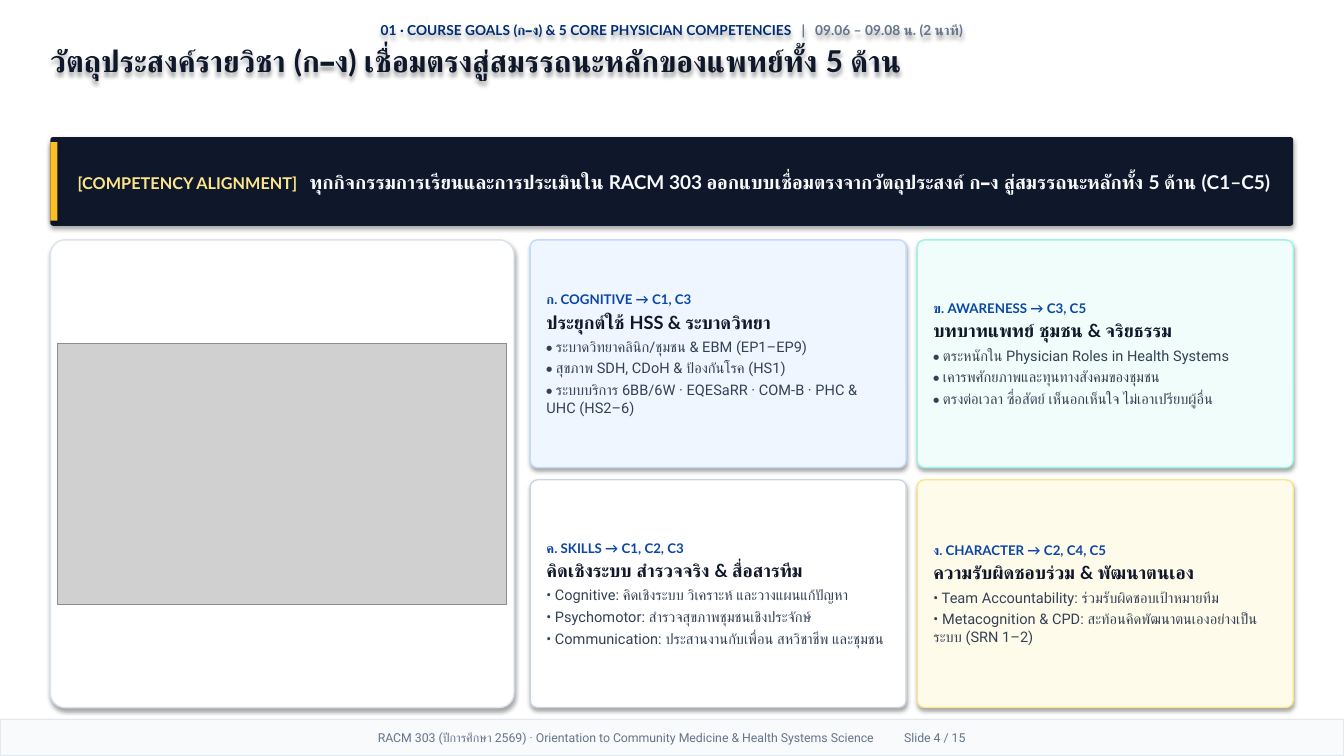
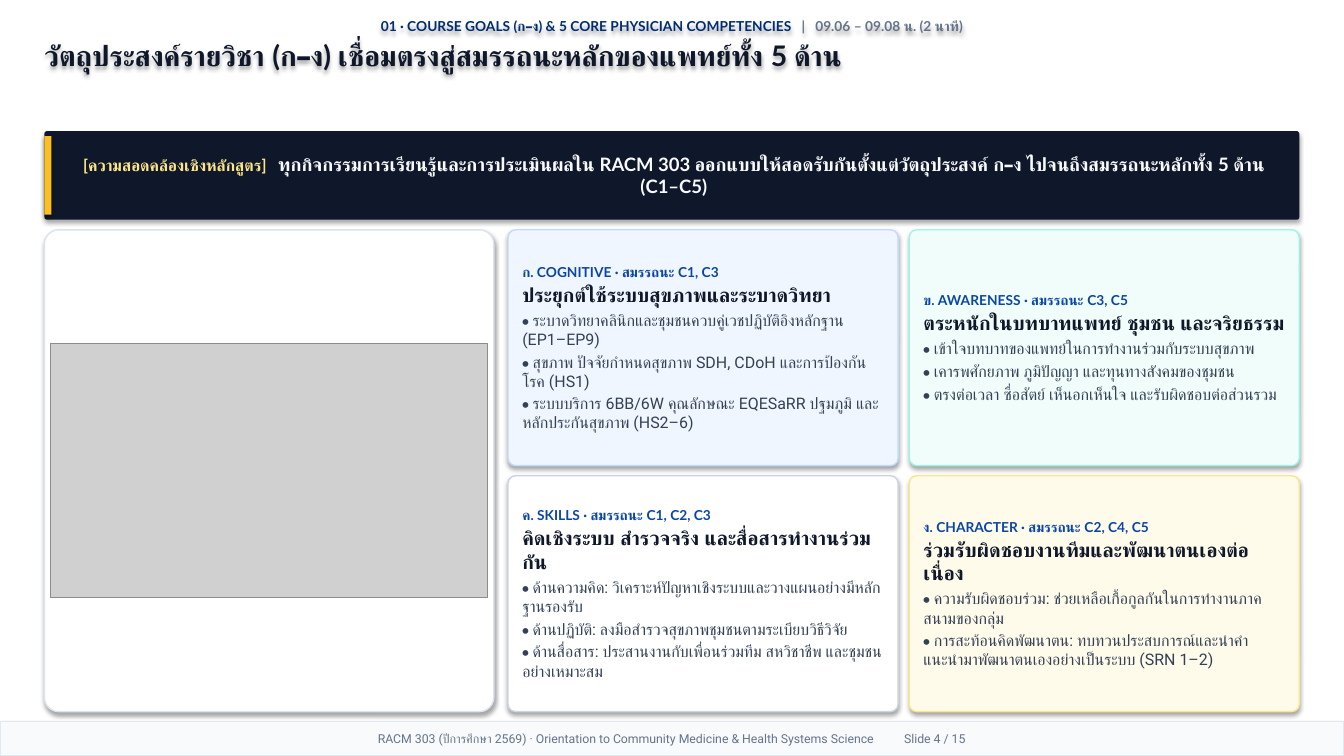
Before and after one commit to smartwoo/racm303-2569, a slide deck: slide 4 of exports/pptx/RACM303_2569_Orientation_Slides.pptx. Drawn at 1344x756 pixels with LibreOffice and Linux fonts; fonts in the diff are those of the drawing; grey boxes stand for pictures. Boxes give left, top, right and bottom in pixels: in the first picture for what was removed or moved away, otherwise in the second. Text is boxed around its words. In the diff, an @@ line names an element or a change of style, - is before the commit and + after.

```diff
--- a/exports/pptx/RACM303_2569_Orientation_Slides.pptx
+++ b/exports/pptx/RACM303_2569_Orientation_Slides.pptx
@@ text "01 · COURSE GOALS (ก–ง) ..." at <box>44,21,963,74</box>: size 21.5 to 20.2 pt in "วัตถุประสงค์รายวิชา (ก–ง) เชื่อมตรงสู่สมรรถนะหลักของแพทย์ทั้ ..." @@
@@ rectangle: place and size @@
-rectangle at <box>50,142,57,221</box>
+rectangle at <box>44,136,51,215</box>
@@ rounded rectangle "[ความสอดคล้องเชิงหลักสูตร] ทุกกิจกรรมการเรียนรู้และการประเมิ ...": place and size @@
-rounded rectangle "[ความสอดคล้องเชิงหลักสูตร] ทุกกิจกรรมการเรียนรู้และการประเมิ ..." at <box>50,137,1294,226</box>
+rounded rectangle "[ความสอดคล้องเชิงหลักสูตร] ทุกกิจกรรมการเรียนรู้และการประเมิ ..." at <box>44,131,1300,220</box>
@@ text in rounded rectangle at <box>83,157,1264,196</box>: text changed; size 13.6 to 13.2 pt @@
-[COMPETENCY ALIGNMENT] ทุกกิจกรรมการเรียนและการประเมินใน RACM 303 ออกแบบเชื่อมตรงจากวัตถุประสงค์ ก–ง สู่สมรรถนะหลักทั้ง 5 ด้าน (C1–C5)
+[ความสอดคล้องเชิงหลักสูตร] ทุกกิจกรรมการเรียนรู้และการประเมินผลใน RACM 303 ออกแบบให้สอดรับกันตั้งแต่วัตถุประสงค์ ก–ง ไปจนถึงสมรรถนะหลักทั้ง 5 ด้าน (C1–C5)
@@ rounded rectangle: place and size @@
-rounded rectangle at <box>50,240,514,708</box>
+rounded rectangle at <box>44,230,494,712</box>
@@ rounded rectangle "ก. COGNITIVE · สมรรถนะ C1, ...": place and size @@
-rounded rectangle "ก. COGNITIVE · สมรรถนะ C1, ..." at <box>530,240,906,468</box>
+rounded rectangle "ก. COGNITIVE · สมรรถนะ C1, ..." at <box>508,230,898,466</box>
@@ rounded rectangle "ข. AWARENESS · สมรรถนะ C3, ...": place and size @@
-rounded rectangle "ข. AWARENESS · สมรรถนะ C3, ..." at <box>918,240,1294,468</box>
+rounded rectangle "ข. AWARENESS · สมรรถนะ C3, ..." at <box>909,230,1300,466</box>
@@ text in rounded rectangle at <box>522,267,866,433</box>: text changed; size 10.4 to 11.4 pt @@
-ก. COGNITIVE → C1, C3
-ประยุกต์ใช้ HSS & ระบาดวิทยา
-• ระบาดวิทยาคลินิก/ชุมชน & EBM (EP1–EP9)
-• สุขภาพ SDH, CDoH & ป้องกันโรค (HS1)
-• ระบบบริการ 6BB/6W · EQESaRR · COM-B · PHC & UHC (HS2–6)
+ก. COGNITIVE · สมรรถนะ C1, C3
+ประยุกต์ใช้ระบบสุขภาพและระบาดวิทยา
+• ระบาดวิทยาคลินิกและชุมชนควบคู่เวชปฏิบัติอิงหลักฐาน (EP1–EP9)
+• สุขภาพ ปัจจัยกำหนดสุขภาพ SDH, CDoH และการป้องกันโรค (HS1)
+• ระบบบริการ 6BB/6W คุณลักษณะ EQESaRR ปฐมภูมิ และหลักประกันสุขภาพ (HS2–6)
@@ text in rounded rectangle at <box>923,295,1284,400</box>: text changed; size 10.4 to 11.4 pt @@
-ข. AWARENESS → C3, C5
-บทบาทแพทย์ ชุมชน & จริยธรรม
-• ตระหนักใน Physician Roles in Health Systems
-• เคารพศักยภาพและทุนทางสังคมของชุมชน
-• ตรงต่อเวลา ซื่อสัตย์ เห็นอกเห็นใจ ไม่เอาเปรียบผู้อื่น
+ข. AWARENESS · สมรรถนะ C3, C5
+ตระหนักในบทบาทแพทย์ ชุมชน และจริยธรรม
+• เข้าใจบทบาทของแพทย์ในการทำงานร่วมกับระบบสุขภาพ
+• เคารพศักยภาพ ภูมิปัญญา และทุนทางสังคมของชุมชน
+• ตรงต่อเวลา ซื่อสัตย์ เห็นอกเห็นใจ และรับผิดชอบต่อส่วนรวม
@@ picture: place and size @@
-picture at <box>57,343,507,604</box>
+picture at <box>50,344,488,598</box>
@@ rounded rectangle "ค. SKILLS · สมรรถนะ C1, ...": place and size @@
-rounded rectangle "ค. SKILLS · สมรรถนะ C1, ..." at <box>530,480,906,708</box>
+rounded rectangle "ค. SKILLS · สมรรถนะ C1, ..." at <box>508,476,898,712</box>
@@ rounded rectangle "ง. CHARACTER · สมรรถนะ C2, ...": place and size @@
-rounded rectangle "ง. CHARACTER · สมรรถนะ C2, ..." at <box>918,480,1294,708</box>
+rounded rectangle "ง. CHARACTER · สมรรถนะ C2, ..." at <box>909,476,1300,712</box>
@@ text in rounded rectangle at <box>522,510,882,677</box>: text changed; size 10.4 to 11.4 pt @@
-ค. SKILLS → C1, C2, C3
-คิดเชิงระบบ สำรวจจริง & สื่อสารทีม
-• Cognitive: คิดเชิงระบบ วิเคราะห์ และวางแผนแก้ปัญหา
-• Psychomotor: สำรวจสุขภาพชุมชนเชิงประจักษ์
-• Communication: ประสานงานกับเพื่อน สหวิชาชีพ และชุมชน
+ค. SKILLS · สมรรถนะ C1, C2, C3
+คิดเชิงระบบ สำรวจจริง และสื่อสารทำงานร่วมกัน
+• ด้านความคิด: วิเคราะห์ปัญหาเชิงระบบและวางแผนอย่างมีหลักฐานรองรับ
+• ด้านปฏิบัติ: ลงมือสำรวจสุขภาพชุมชนตามระเบียบวิธีวิจัย
+• ด้านสื่อสาร: ประสานงานกับเพื่อนร่วมทีม สหวิชาชีพ และชุมชนอย่างเหมาะสม
@@ text in rounded rectangle at <box>923,522,1262,669</box>: text changed; size 10.4 to 11.4 pt @@
-ง. CHARACTER → C2, C4, C5
-ความรับผิดชอบร่วม & พัฒนาตนเอง
-• Team Accountability: ร่วมรับผิดชอบเป้าหมายทีม
-• Metacognition & CPD: สะท้อนคิดพัฒนาตนเองอย่างเป็นระบบ (SRN 1–2)
+ง. CHARACTER · สมรรถนะ C2, C4, C5
+ร่วมรับผิดชอบงานทีมและพัฒนาตนเองต่อเนื่อง
+• ความรับผิดชอบร่วม: ช่วยเหลือเกื้อกูลกันในการทำงานภาคสนามของกลุ่ม
+• การสะท้อนคิดพัฒนาตน: ทบทวนประสบการณ์และนำคำแนะนำมาพัฒนาตนเองอย่างเป็นระบบ (SRN 1–2)
```
Also in this commit, not shown: 13 other slides changed, 1 slide added, 1 slide removed, 5 other files.
